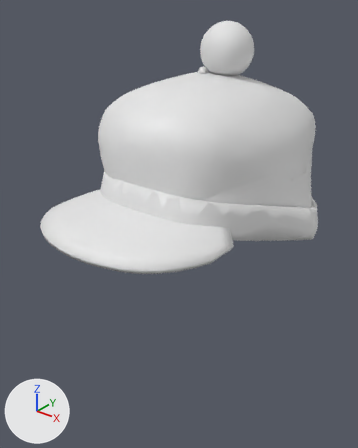
What one commit did to the glTF model match3d/models/hats.glb.
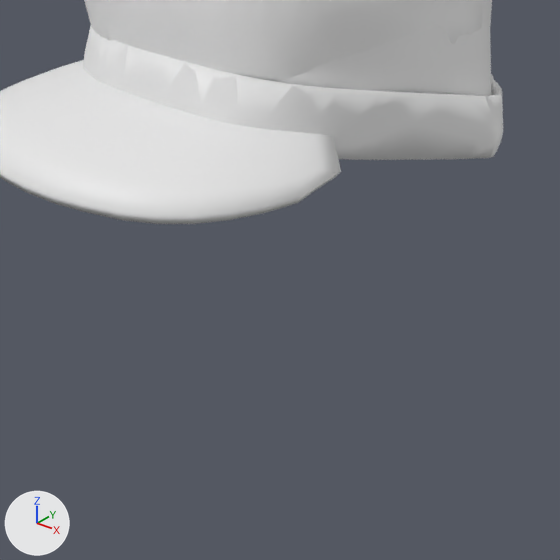
Each version appears first whole from a 50 mm lens placed at (0.555, -0.826, 2.135), pointed at (-0.029, -0.096, 1.682), and next in a close-up on the part from 16% to 97% of the width and 35% to 100% of the height. Lighting does not change. The marker at lower left points along +X, +Y and +Z. The older version's two pictures come first. Where no turn or scale is listed for an object, it has been applied to the vertices.

In view in the first close-up: 'boina_0', 'gorra_1', 'gorro_lana_0', 'gorro_lana_1'.
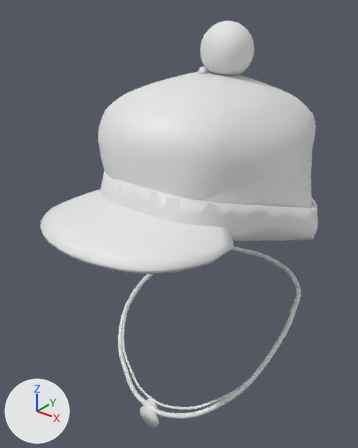
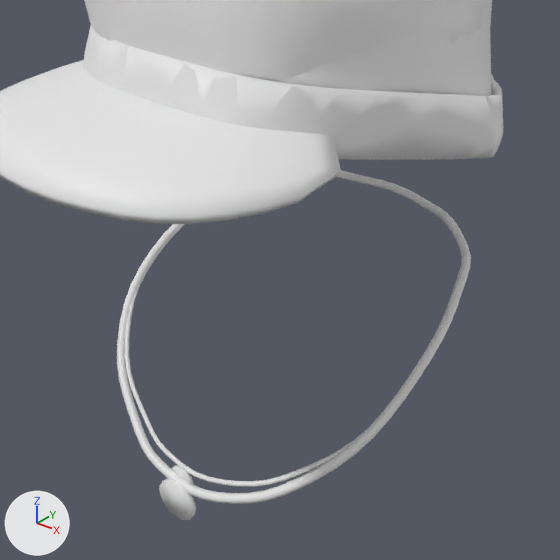
The edits, one by one:
Mesh me_cilindro_001 is new.
It is a 20-sided cylinder along y spanning x -0.0275..0.0245, y -0.239..-0.234, z 1.2425..1.2945.
Mesh me_cadena_gruesa_0 is new.
It has 576 vertices, 1152 faces and spans x -0.204..0.2, y -0.238..0.195, z 1.286..1.507.
Mesh me_cilindro is new.
It is a 20-sided cylinder along y spanning x -0.0193..0.0127, y -0.2291..-0.2241, z 1.2756..1.3076.
Mesh me_cadena_fina_0 is new.
It has 576 vertices, 1152 faces and spans x -0.198..0.197, y -0.225..0.19, z 1.303..1.503.
Object 'cadena_gruesa_1' (ob_cadena_gruesa_1) is new; it shows me_cilindro_001.
Its location is (0.0, 0.0, 0.0).
Object 'cadena_gruesa_0' (ob_cadena_gruesa_0) is new; it shows me_cadena_gruesa_0.
Its location is (0.0, 0.0, 0.0).
Object 'cadena_fina_1' (ob_cadena_fina_1) is new; it shows me_cilindro.
Its location is (0.0, 0.0, 0.0).
Object 'cadena_fina_0' (ob_cadena_fina_0) is new; it shows me_cadena_fina_0.
Its location is (0.0, 0.0, 0.0).

Boxes (x1, y1, x2, y2) around the edits, measured in the close-ups (560 x 560 px):
'cadena_gruesa_0', added
    after: (117, 171, 471, 504)
'cadena_fina_0', added
    after: (125, 176, 461, 487)
'cadena_gruesa_1', added
    after: (159, 479, 196, 521)
'cadena_fina_1', added
    after: (171, 465, 193, 484)
